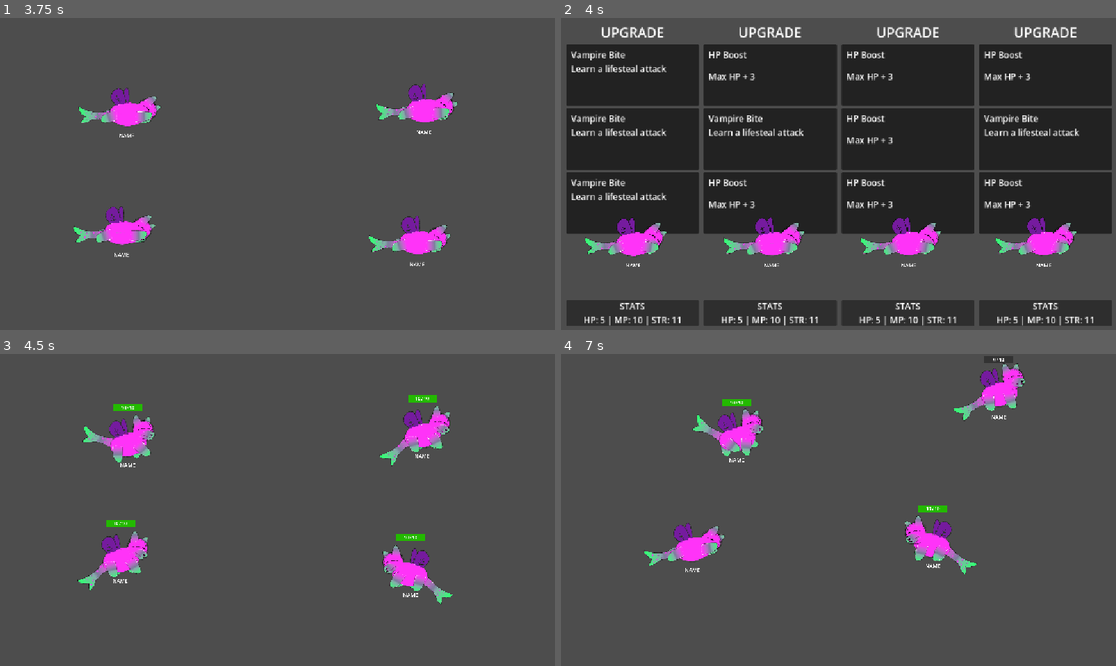
Above: before the commit, frames 1-4 (two rows, left to right).
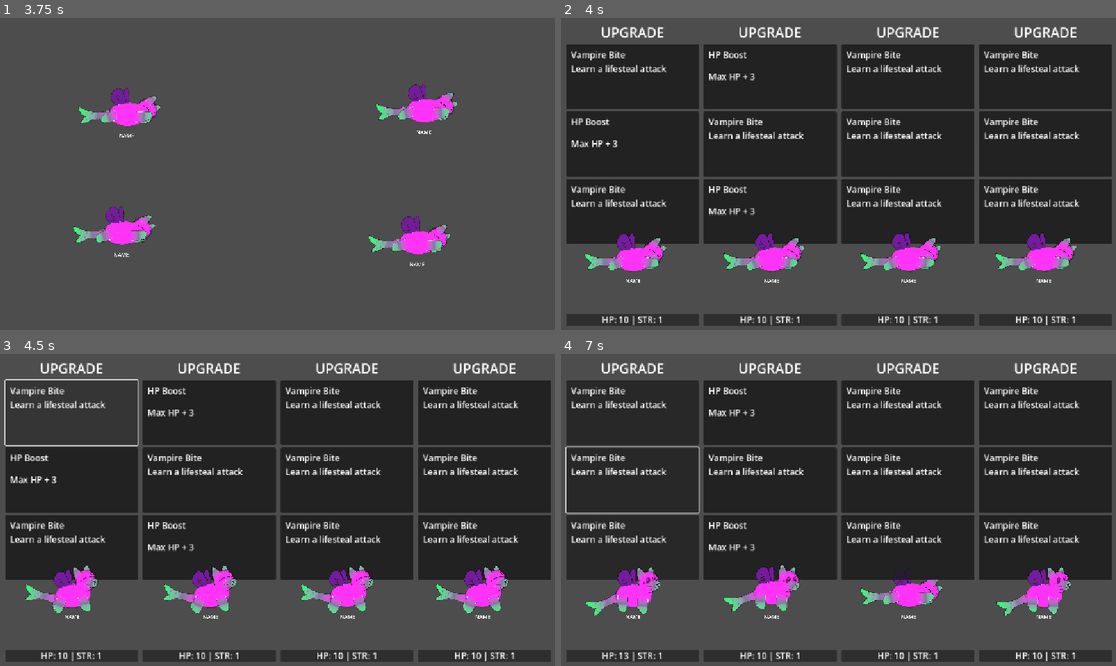
Above: after the commit, the same moments.

Repository: Galitie/tm2
Game: Godot game, scene res://test_scene.tscn
The game is run twice, just before and just after one commit, with the same random seed, the same clock (stepped at 60 frames per second) and the same inputs.
Inputs (mouse positions are in pixels of both pictures, inside the frame that each line leads up to):
- Up to frame 1 (3.75 s): tap Enter (ui_accept) at 0.5, 0.77, 1.52, 3.02 s; hold Down (ui_down) 1.28-2.03 s; hold Down (ui_down) from 3.53 s (still down)
- Up to frame 2 (4 s): keep holding Down (ui_down); tap Enter (ui_accept) at 3.77 s
- Up to frame 3 (4.5 s): tap Escape (ui_cancel) at 4.15 s; release Down (ui_down) at 4.25 s; click (72, 413) at 4.27 s
- Up to frame 4 (7 s): hold Down (ui_down) 5.03-6.53 s; tap Enter (ui_accept) at 5.27, 6.77 s

Frame 1 is identical in both runs. In frame 2, 20% of the frame differs, in the area x 1-100%, y 10-99%; in frame 3, 63%; in frame 4, 66%, in the area x 0-100%, y 0-99%.

Commit message:
Refactored upgrade menu, panel and cards

Diff:
--- a/bite_life_steal.gd
+++ b/Cards/bite_life_steal.gd
@@ -5,7 +5,6 @@
 @export var animation_player : AnimationPlayer
 
 func Enter():
-	print("biting!")
 	animation_player.play("attack_front_close")
 	monster.velocity = Vector2.ZERO
 
--- a/Cards/card.gd
+++ b/Cards/card.gd
@@ -1,12 +1,25 @@
 extends PanelContainer
 
-var monster : Monster
-signal card_pressed(resource, monster)
+signal card_pressed(resource, player)
 var resource_array: Array[Resource] = [load("uid://c37d7vyo0m6jb"), load("uid://3aquqn25lskq")]
 var chosen_resource : Resource
+var upgrade_panel : PlayerUpgradePanel
 
 func _ready():
 	choose_card_resource()
+
+
+func _process(_delta):
+	pass
+
+
+func _on_button_pressed():
+	emit_signal("card_pressed", self) #Caught by game scene
+
+
+func choose_card_resource():
+	reset_card()
+	chosen_resource = resource_array.pick_random()
 	%Title.text = chosen_resource.card_name
 	%Stat.text = chosen_resource.hp_name
 	%Amount.text = str(chosen_resource.hp)
@@ -19,12 +32,15 @@
 		%Amount.visible = true
 
 
-func _process(_delta):
-	pass
+func reset_card():
+	%Description.visible = false
+	%Stat.visible = false
+	%Amount.visible = false
 
 
-func _on_button_pressed():
-	emit_signal("card_pressed", chosen_resource, monster) #Caught by game scene
+func disable():
+	$Button.disabled = true
 
-func choose_card_resource():
-	chosen_resource = resource_array.pick_random()
+
+func enable():
+	$Button.disabled = false
--- a/StateMachine/chase.gd
+++ b/StateMachine/chase.gd
@@ -34,9 +34,9 @@
 	var monster_collection = get_tree().get_nodes_in_group("Monster")
 	monster_collection.erase(monster)
 
-	for monster in monster_collection:
-		var state_machine = monster.get_node("StateMachine")
+	for mon in monster_collection:
+		var state_machine = mon.get_node("StateMachine")
 		if state_machine.current_state != state_machine.states["knockedout"]:
-			targetable_monsters.append(monster)
+			targetable_monsters.append(mon)
 
 	return targetable_monsters
--- a/StateMachine/state_machine.gd
+++ b/StateMachine/state_machine.gd
@@ -29,7 +29,6 @@
 #TODO: Choose state off of scenarios not randomness
 # connected to "ChooseNewState" signal in state.gd
 func choose_new_state():
-	print(state_choices)
 	var new_state = state_choices.pick_random()
 	transition_state(new_state)
 
--- a/main.gd
+++ b/main.gd
@@ -14,7 +14,7 @@
 
 
 func _ready():
-	var upgrade_cards = upgrade_panel.get_tree().get_nodes_in_group("card")
+	var upgrade_cards = upgrade_panel.get_tree().get_nodes_in_group("UpgradeCard")
 	for card in upgrade_cards:
 		card.connect("card_pressed", card_pressed)
 
@@ -32,6 +32,7 @@
 
 func set_upgrade_mode():
 	$SuddenDeathTimer.stop()
+	get_node("UpgradePanel").setup()
 	get_node("UpgradePanel").visible = true
 	for player in players:
 		var monster = player.get_node("Monster")
@@ -42,6 +43,7 @@
 
 func set_fight_mode():
 	#$SuddenDeathTimer.start()
+	dead_monsters = 0
 	get_node("UpgradePanel").visible = false
 	for player in players:
 		var monster = player.get_node("Monster")
@@ -57,6 +59,8 @@
 
 func _on_round_over_delay_timer_timeout():
 	set_upgrade_mode()
+	for player in players:
+		player.upgrade_points = 3
 
 
 func debug_stuff():
@@ -70,15 +74,27 @@
 		if targetable_monsters.size():
 			var target_monster = targetable_monsters.pick_random()
 			target_monster.state_machine.transition_state("knockedout")
-	if Input.is_action_just_pressed("ui_cancel"):
-		set_fight_mode()
 	if Input.is_action_just_pressed("ui_down"):
 		Globals.is_sudden_death_mode = false
 
 
-func card_pressed(resource, monster):
-	if resource.hp:
-		monster.max_hp += resource.hp
-		monster.apply_hp(monster.max_hp)
-	if resource.state_id and not monster.state_machine.state_choices.has(resource.state_id):
-		monster.state_machine.state_choices.append(resource.state_id)
+func card_pressed(card):
+	var player = card.upgrade_panel.player
+	player.upgrade_points -= 1
+	if card.chosen_resource.hp:
+		player.monster.max_hp += card.chosen_resource.hp
+		player.monster.apply_hp(player.monster.max_hp)
+	if card.chosen_resource.state_id and not player.monster.state_machine.state_choices.has(card.chosen_resource.state_id):
+		player.monster.state_machine.state_choices.append(card.chosen_resource.state_id)
+	card.upgrade_panel.update_stats()
+	if player.upgrade_points > 0:
+		card.choose_card_resource()
+	else:
+		card.upgrade_panel.disable_cards()
+		var players_have_no_points = true
+		for p in players:
+			if p.upgrade_points > 0:
+				players_have_no_points = false
+				break
+		if players_have_no_points:
+			set_fight_mode()
--- a/monster.gd
+++ b/monster.gd
@@ -65,7 +65,6 @@
 			"punch":
 				take_damage(attacking_mon)
 			"bitelifesteal":
-				print("bitelifesteal")
 				take_damage(attacking_mon)
 				attacking_mon.apply_hp(1)
 
@@ -74,7 +73,6 @@
 	if Globals.is_sudden_death_mode:
 		apply_hp(-max_hp)
 	else:
-		var attack_power = enemy.base_damage
 		apply_hp(-enemy.base_damage)
 	check_low_hp()
 
--- a/monster.tscn
+++ b/monster.tscn
@@ -25,7 +25,7 @@
 [ext_resource type="Script" uid="uid://cxwy6h8ky36h" path="res://StateMachine/hurt.gd" id="21_j21k1"]
 [ext_resource type="Script" uid="uid://ljj4p0w8v65v" path="res://StateMachine/punch.gd" id="22_lrr1d"]
 [ext_resource type="Script" uid="uid://cfc0n2o6rngal" path="res://StateMachine/knocked_out.gd" id="24_u8wmr"]
-[ext_resource type="Script" uid="uid://lwl5h5lf00gg" path="res://bite_life_steal.gd" id="25_ce3e3"]
+[ext_resource type="Script" uid="uid://lwl5h5lf00gg" path="res://Cards/bite_life_steal.gd" id="25_ce3e3"]
 [ext_resource type="StyleBox" uid="uid://b1cqxdsndopa" path="res://hp_green.tres" id="25_o122v"]
 [ext_resource type="Theme" uid="uid://dh465xlsj7ugx" path="res://Theme.tres" id="25_s0vvg"]
 [ext_resource type="Script" uid="uid://bljsuke2bqro" path="res://StateMachine/reset.gd" id="26_3x5v3"]
--- /dev/null
+++ b/player.gd
@@ -0,0 +1,5 @@
+extends Node
+class_name Player
+
+var upgrade_points : int = 0
+@export var monster : Monster
--- /dev/null
+++ b/player_upgrade_panel.gd
@@ -0,0 +1,26 @@
+extends MarginContainer
+class_name PlayerUpgradePanel
+
+var player : Player
+var disabled : bool = false
+@onready var stats = $VBoxContainer/Stats/Label
+@onready var upgrade_cards = [$VBoxContainer/UpgradeCard1, $VBoxContainer/UpgradeCard2, $VBoxContainer/UpgradeCard3 ]
+
+func _ready():
+	for card in upgrade_cards:
+		card.upgrade_panel = self
+
+
+func update_stats():
+	stats.text = "HP: " + str(player.monster.max_hp) + " | " + "STR: " + str(player.monster.base_damage)
+
+
+func disable_cards():
+	for card in upgrade_cards:
+		card.disable()
+
+
+func setup_cards():
+	for card in upgrade_cards:
+		card.choose_card_resource()
+		card.enable()
--- /dev/null
+++ b/player_upgrade_panel.tscn
@@ -0,0 +1,54 @@
+[gd_scene load_steps=3 format=3 uid="uid://ba3142spsuljy"]
+
+[ext_resource type="Script" uid="uid://b8r2s0kgideul" path="res://player_upgrade_panel.gd" id="1_kvryu"]
+[ext_resource type="PackedScene" uid="uid://dgbiaduauaghx" path="res://Cards/card.tscn" id="1_qh1v2"]
+
+[node name="PlayerUpgradePanel" type="MarginContainer" groups=["PlayerUpgradePanel"]]
+size_flags_horizontal = 3
+script = ExtResource("1_kvryu")
+
+[node name="VBoxContainer" type="VBoxContainer" parent="."]
+layout_mode = 2
+theme_override_constants/separation = 5
+
+[node name="UpgradeTitle" type="MarginContainer" parent="VBoxContainer"]
+layout_mode = 2
+theme_override_constants/margin_left = 0
+theme_override_constants/margin_top = 0
+theme_override_constants/margin_right = 0
+theme_override_constants/margin_bottom = 0
+
+[node name="Label" type="Label" parent="VBoxContainer/UpgradeTitle"]
+layout_mode = 2
+theme_override_font_sizes/font_size = 28
+text = "UPGRADE"
+horizontal_alignment = 1
+vertical_alignment = 3
+autowrap_mode = 3
+
+[node name="UpgradeCard1" parent="VBoxContainer" groups=["UpgradeCard"] instance=ExtResource("1_qh1v2")]
+layout_mode = 2
+
+[node name="UpgradeCard2" parent="VBoxContainer" groups=["UpgradeCard"] instance=ExtResource("1_qh1v2")]
+layout_mode = 2
+
+[node name="UpgradeCard3" parent="VBoxContainer" groups=["UpgradeCard"] instance=ExtResource("1_qh1v2")]
+layout_mode = 2
+
+[node name="Dude Window" type="MarginContainer" parent="VBoxContainer"]
+layout_mode = 2
+size_flags_vertical = 3
+
+[node name="Stats" type="MarginContainer" parent="VBoxContainer"]
+layout_mode = 2
+
+[node name="Panel" type="Panel" parent="VBoxContainer/Stats"]
+layout_mode = 2
+
+[node name="Label" type="Label" parent="VBoxContainer/Stats"]
+layout_mode = 2
+text = "STATS
+HP: 5 | MP: 10 | STR: 11"
+horizontal_alignment = 1
+vertical_alignment = 3
+autowrap_mode = 3
--- a/test_scene.tscn
+++ b/test_scene.tscn
@@ -1,8 +1,9 @@
-[gd_scene load_steps=5 format=3 uid="uid://cnviuf3qmq26f"]
+[gd_scene load_steps=6 format=3 uid="uid://cnviuf3qmq26f"]
 
 [ext_resource type="PackedScene" uid="uid://d3fkc0o45x3ja" path="res://monster.tscn" id="1_7a21h"]
 [ext_resource type="Script" uid="uid://dufq3qd8bqo5y" path="res://main.gd" id="1_fnpeg"]
-[ext_resource type="PackedScene" uid="uid://caig5oumsc857" path="res://upgrade_panel.tscn" id="3_sasra"]
+[ext_resource type="Script" uid="uid://bw5vr4ucfdgof" path="res://player.gd" id="2_coq8p"]
+[ext_resource type="PackedScene" uid="uid://caig5oumsc857" path="res://upgrade_menu.tscn" id="3_sasra"]
 
 [sub_resource type="RectangleShape2D" id="RectangleShape2D_vp4v2"]
 size = Vector2(1174, 20)
@@ -32,68 +33,72 @@
 scale = Vector2(0.560061, 1)
 shape = SubResource("RectangleShape2D_vp4v2")
 
-[node name="Player1" type="Node" parent="." groups=["Player"]]
+[node name="Player1" type="Node" parent="." node_paths=PackedStringArray("monster") groups=["Player"]]
+script = ExtResource("2_coq8p")
+monster = NodePath("Monster")
 
 [node name="Monster" parent="Player1" instance=ExtResource("1_7a21h")]
 position = Vector2(262, 192)
 scale = Vector2(0.3, 0.3)
 
 [node name="UpgradePos" type="Node2D" parent="Player1"]
-position = Vector2(149, 461)
+position = Vector2(149, 493)
 metadata/_edit_lock_ = true
 
 [node name="FightPos" type="Node2D" parent="Player1"]
 position = Vector2(252, 179)
 metadata/_edit_lock_ = true
 
-[node name="Player2" type="Node" parent="." groups=["Player"]]
+[node name="Player2" type="Node" parent="." node_paths=PackedStringArray("monster") groups=["Player"]]
+script = ExtResource("2_coq8p")
+monster = NodePath("Monster")
 
 [node name="Monster" parent="Player2" instance=ExtResource("1_7a21h")]
 position = Vector2(878, 185)
 scale = Vector2(0.3, 0.3)
 
 [node name="UpgradePos" type="Node2D" parent="Player2"]
-position = Vector2(436, 461)
+position = Vector2(436, 493)
 metadata/_edit_lock_ = true
 
 [node name="FightPos" type="Node2D" parent="Player2"]
 position = Vector2(870, 171)
 metadata/_edit_lock_ = true
 
-[node name="Player3" type="Node" parent="." groups=["Player"]]
+[node name="Player3" type="Node" parent="." node_paths=PackedStringArray("monster") groups=["Player"]]
+script = ExtResource("2_coq8p")
+monster = NodePath("Monster")
 
 [node name="Monster" parent="Player3" instance=ExtResource("1_7a21h")]
 position = Vector2(251, 439)
 scale = Vector2(0.3, 0.3)
 
 [node name="UpgradePos" type="Node2D" parent="Player3"]
-position = Vector2(720, 461)
+position = Vector2(720, 493)
 metadata/_edit_lock_ = true
 
 [node name="FightPos" type="Node2D" parent="Player3"]
 position = Vector2(240, 427)
 metadata/_edit_lock_ = true
 
-[node name="Player4" type="Node" parent="." groups=["Player"]]
+[node name="Player4" type="Node" parent="." node_paths=PackedStringArray("monster") groups=["Player"]]
+script = ExtResource("2_coq8p")
+monster = NodePath("Monster")
 
 [node name="Monster" parent="Player4" instance=ExtResource("1_7a21h")]
 position = Vector2(864, 459)
 scale = Vector2(0.3, 0.3)
 
 [node name="UpgradePos" type="Node2D" parent="Player4"]
-position = Vector2(1000, 461)
+position = Vector2(1000, 493)
 metadata/_edit_lock_ = true
 
 [node name="FightPos" type="Node2D" parent="Player4"]
 position = Vector2(860, 455)
 metadata/_edit_lock_ = true
 
-[node name="UpgradePanel" parent="." node_paths=PackedStringArray("monster_1", "monster_2", "monster_3", "monster_4") instance=ExtResource("3_sasra")]
+[node name="UpgradePanel" parent="." instance=ExtResource("3_sasra")]
 visible = false
-monster_1 = NodePath("../Player1/Monster")
-monster_2 = NodePath("../Player2/Monster")
-monster_3 = NodePath("../Player3/Monster")
-monster_4 = NodePath("../Player4/Monster")
 metadata/_edit_lock_ = true
 
 [node name="RoundOverDelayTimer" type="Timer" parent="."]
--- /dev/null
+++ b/upgrade_menu.gd
@@ -0,0 +1,14 @@
+extends Control
+@onready var players = get_tree().get_nodes_in_group("Player")
+@onready var player_upgrade_panels = get_tree().get_nodes_in_group("PlayerUpgradePanel")
+
+
+func _ready():
+	for player_index in range(players.size()):
+		player_upgrade_panels[player_index].player = players[player_index]
+		player_upgrade_panels[player_index].update_stats()
+
+
+func setup():
+	for player_upgrade_panel in player_upgrade_panels:
+		player_upgrade_panel.setup_cards()
--- /dev/null
+++ b/upgrade_menu.tscn
@@ -0,0 +1,45 @@
+[gd_scene load_steps=4 format=3 uid="uid://caig5oumsc857"]
+
+[ext_resource type="Theme" uid="uid://dh465xlsj7ugx" path="res://Theme.tres" id="1_sx8i1"]
+[ext_resource type="Script" uid="uid://b72ksksy2twh2" path="res://upgrade_menu.gd" id="2_tug6p"]
+[ext_resource type="PackedScene" uid="uid://ba3142spsuljy" path="res://player_upgrade_panel.tscn" id="3_tnm5o"]
+
+[node name="UpgradeMenu" type="Control"]
+layout_mode = 3
+anchors_preset = 15
+anchor_right = 1.0
+anchor_bottom = 1.0
+grow_horizontal = 2
+grow_vertical = 2
+size_flags_horizontal = 3
+size_flags_vertical = 3
+theme = ExtResource("1_sx8i1")
+script = ExtResource("2_tug6p")
+metadata/_edit_use_anchors_ = true
+
+[node name="MarginContainer" type="MarginContainer" parent="."]
+layout_mode = 2
+offset_right = 1152.0
+offset_bottom = 648.0
+grow_horizontal = 2
+grow_vertical = 2
+theme_override_constants/margin_left = 10
+theme_override_constants/margin_top = 10
+theme_override_constants/margin_right = 10
+theme_override_constants/margin_bottom = 10
+
+[node name="PlayerContainer" type="HBoxContainer" parent="MarginContainer"]
+layout_mode = 2
+theme_override_constants/separation = 10
+
+[node name="Player1" parent="MarginContainer/PlayerContainer" instance=ExtResource("3_tnm5o")]
+layout_mode = 2
+
+[node name="Player2" parent="MarginContainer/PlayerContainer" instance=ExtResource("3_tnm5o")]
+layout_mode = 2
+
+[node name="Player3" parent="MarginContainer/PlayerContainer" instance=ExtResource("3_tnm5o")]
+layout_mode = 2
+
+[node name="Player4" parent="MarginContainer/PlayerContainer" instance=ExtResource("3_tnm5o")]
+layout_mode = 2
--- a/upgrade_panel.gd
+++ /dev/null
@@ -1,16 +0,0 @@
-extends Control
-@export var monster_1 : Monster
-@export var monster_2 : Monster
-@export var monster_3 : Monster
-@export var monster_4 : Monster
-
-
-func _ready():
-	for player_1_card in get_tree().get_nodes_in_group("PlayerOneCard"):
-		player_1_card.monster = monster_1
-	for player_2_card in get_tree().get_nodes_in_group("PlayerTwoCard"):
-		player_2_card.monster = monster_2
-	for player_3_card in get_tree().get_nodes_in_group("PlayerThreeCard"):
-		player_3_card.monster = monster_3
-	for player_4_card in get_tree().get_nodes_in_group("PlayerFourCard"):
-		player_4_card.monster = monster_4
--- a/upgrade_panel.tscn
+++ /dev/null
@@ -1,233 +0,0 @@
-[gd_scene load_steps=4 format=3 uid="uid://caig5oumsc857"]
-
-[ext_resource type="Theme" uid="uid://dh465xlsj7ugx" path="res://Theme.tres" id="1_sx8i1"]
-[ext_resource type="PackedScene" uid="uid://dgbiaduauaghx" path="res://Cards/card.tscn" id="2_inreh"]
-[ext_resource type="Script" uid="uid://b72ksksy2twh2" path="res://upgrade_panel.gd" id="2_tug6p"]
-
-[node name="UpgradePanel" type="Control"]
-layout_mode = 3
-anchors_preset = 15
-anchor_right = 1.0
-anchor_bottom = 1.0
-grow_horizontal = 2
-grow_vertical = 2
-size_flags_horizontal = 3
-size_flags_vertical = 3
-theme = ExtResource("1_sx8i1")
-script = ExtResource("2_tug6p")
-metadata/_edit_use_anchors_ = true
-
-[node name="MarginContainer" type="MarginContainer" parent="."]
-layout_mode = 2
-offset_right = 1152.0
-offset_bottom = 648.0
-grow_horizontal = 2
-grow_vertical = 2
-theme_override_constants/margin_left = 10
-theme_override_constants/margin_top = 10
-theme_override_constants/margin_right = 10
-theme_override_constants/margin_bottom = 10
-
-[node name="PlayerContainer" type="HBoxContainer" parent="MarginContainer"]
-layout_mode = 2
-theme_override_constants/separation = 10
-
-[node name="Player1" type="MarginContainer" parent="MarginContainer/PlayerContainer"]
-layout_mode = 2
-size_flags_horizontal = 3
-
-[node name="VBoxContainer" type="VBoxContainer" parent="MarginContainer/PlayerContainer/Player1"]
-layout_mode = 2
-theme_override_constants/separation = 5
-
-[node name="UpgradeTitle" type="MarginContainer" parent="MarginContainer/PlayerContainer/Player1/VBoxContainer"]
-layout_mode = 2
-theme_override_constants/margin_left = 0
-theme_override_constants/margin_top = 0
-theme_override_constants/margin_right = 0
-theme_override_constants/margin_bottom = 0
-
-[node name="Label" type="Label" parent="MarginContainer/PlayerContainer/Player1/VBoxContainer/UpgradeTitle"]
-layout_mode = 2
-theme_override_font_sizes/font_size = 28
-text = "UPGRADE"
-horizontal_alignment = 1
-vertical_alignment = 3
-autowrap_mode = 3
-
-[node name="UpgradeCard1" parent="MarginContainer/PlayerContainer/Player1/VBoxContainer" groups=["PlayerOneCard", "card"] instance=ExtResource("2_inreh")]
-layout_mode = 2
-
-[node name="UpgradeCard2" parent="MarginContainer/PlayerContainer/Player1/VBoxContainer" groups=["PlayerOneCard", "card"] instance=ExtResource("2_inreh")]
-layout_mode = 2
-
-[node name="UpgradeCard3" parent="MarginContainer/PlayerContainer/Player1/VBoxContainer" groups=["PlayerOneCard", "card"] instance=ExtResource("2_inreh")]
-layout_mode = 2
-
-[node name="Dude Window" type="MarginContainer" parent="MarginContainer/PlayerContainer/Player1/VBoxContainer"]
-layout_mode = 2
-size_flags_vertical = 3
-
-[node name="Stats" type="MarginContainer" parent="MarginContainer/PlayerContainer/Player1/VBoxContainer"]
-layout_mode = 2
-
-[node name="Panel" type="Panel" parent="MarginContainer/PlayerContainer/Player1/VBoxContainer/Stats"]
-layout_mode = 2
-
-[node name="Label" type="Label" parent="MarginContainer/PlayerContainer/Player1/VBoxContainer/Stats"]
-layout_mode = 2
-text = "STATS
-HP: 5 | MP: 10 | STR: 11"
-horizontal_alignment = 1
-vertical_alignment = 3
-autowrap_mode = 3
-
-[node name="Player2" type="MarginContainer" parent="MarginContainer/PlayerContainer"]
-layout_mode = 2
-size_flags_horizontal = 3
-
-[node name="VBoxContainer" type="VBoxContainer" parent="MarginContainer/PlayerContainer/Player2"]
-layout_mode = 2
-theme_override_constants/separation = 5
-
-[node name="UpgradeTitle" type="MarginContainer" parent="MarginContainer/PlayerContainer/Player2/VBoxContainer"]
-layout_mode = 2
-theme_override_constants/margin_left = 0
-theme_override_constants/margin_top = 0
-theme_override_constants/margin_right = 0
-theme_override_constants/margin_bottom = 0
-
-[node name="Label" type="Label" parent="MarginContainer/PlayerContainer/Player2/VBoxContainer/UpgradeTitle"]
-layout_mode = 2
-theme_override_font_sizes/font_size = 28
-text = "UPGRADE"
-horizontal_alignment = 1
-vertical_alignment = 3
-autowrap_mode = 3
-
-[node name="UpgradeCard1" parent="MarginContainer/PlayerContainer/Player2/VBoxContainer" groups=["PlayerTwoCard", "card"] instance=ExtResource("2_inreh")]
-layout_mode = 2
-
-[node name="UpgradeCard2" parent="MarginContainer/PlayerContainer/Player2/VBoxContainer" groups=["PlayerTwoCard", "card"] instance=ExtResource("2_inreh")]
-layout_mode = 2
-
-[node name="UpgradeCard3" parent="MarginContainer/PlayerContainer/Player2/VBoxContainer" groups=["PlayerTwoCard", "card"] instance=ExtResource("2_inreh")]
-layout_mode = 2
-
-[node name="Dude Window" type="MarginContainer" parent="MarginContainer/PlayerContainer/Player2/VBoxContainer"]
-layout_mode = 2
-size_flags_vertical = 3
-
-[node name="Stats" type="MarginContainer" parent="MarginContainer/PlayerContainer/Player2/VBoxContainer"]
-layout_mode = 2
-
-[node name="Panel" type="Panel" parent="MarginContainer/PlayerContainer/Player2/VBoxContainer/Stats"]
-layout_mode = 2
-
-[node name="Label" type="Label" parent="MarginContainer/PlayerContainer/Player2/VBoxContainer/Stats"]
-layout_mode = 2
-text = "STATS
-HP: 5 | MP: 10 | STR: 11"
-horizontal_alignment = 1
-vertical_alignment = 3
-autowrap_mode = 3
-
-[node name="Player3" type="MarginContainer" parent="MarginContainer/PlayerContainer"]
-layout_mode = 2
-size_flags_horizontal = 3
-
-[node name="VBoxContainer" type="VBoxContainer" parent="MarginContainer/PlayerContainer/Player3"]
-layout_mode = 2
-theme_override_constants/separation = 5
-
-[node name="UpgradeTitle" type="MarginContainer" parent="MarginContainer/PlayerContainer/Player3/VBoxContainer"]
-layout_mode = 2
-theme_override_constants/margin_left = 0
-theme_override_constants/margin_top = 0
-theme_override_constants/margin_right = 0
-theme_override_constants/margin_bottom = 0
-
-[node name="Label" type="Label" parent="MarginContainer/PlayerContainer/Player3/VBoxContainer/UpgradeTitle"]
-layout_mode = 2
-theme_override_font_sizes/font_size = 28
-text = "UPGRADE"
-horizontal_alignment = 1
-vertical_alignment = 3
-autowrap_mode = 3
-
-[node name="UpgradeCard1" parent="MarginContainer/PlayerContainer/Player3/VBoxContainer" groups=["PlayerThreeCard", "card"] instance=ExtResource("2_inreh")]
-layout_mode = 2
-
-[node name="UpgradeCard2" parent="MarginContainer/PlayerContainer/Player3/VBoxContainer" groups=["PlayerThreeCard", "card"] instance=ExtResource("2_inreh")]
-layout_mode = 2
-
-[node name="UpgradeCard3" parent="MarginContainer/PlayerContainer/Player3/VBoxContainer" groups=["PlayerThreeCard", "card"] instance=ExtResource("2_inreh")]
-layout_mode = 2
-
-[node name="Dude Window" type="MarginContainer" parent="MarginContainer/PlayerContainer/Player3/VBoxContainer"]
-layout_mode = 2
-size_flags_vertical = 3
-
-[node name="Stats" type="MarginContainer" parent="MarginContainer/PlayerContainer/Player3/VBoxContainer"]
-layout_mode = 2
-
-[node name="Panel" type="Panel" parent="MarginContainer/PlayerContainer/Player3/VBoxContainer/Stats"]
-layout_mode = 2
-
-[node name="Label" type="Label" parent="MarginContainer/PlayerContainer/Player3/VBoxContainer/Stats"]
-layout_mode = 2
-text = "STATS
-HP: 5 | MP: 10 | STR: 11"
-horizontal_alignment = 1
-vertical_alignment = 3
-autowrap_mode = 3
-
-[node name="Player4" type="MarginContainer" parent="MarginContainer/PlayerContainer"]
-layout_mode = 2
-size_flags_horizontal = 3
-
-[node name="VBoxContainer" type="VBoxContainer" parent="MarginContainer/PlayerContainer/Player4"]
-layout_mode = 2
-theme_override_constants/separation = 5
-
-[node name="UpgradeTitle" type="MarginContainer" parent="MarginContainer/PlayerContainer/Player4/VBoxContainer"]
-layout_mode = 2
-theme_override_constants/margin_left = 0
-theme_override_constants/margin_top = 0
-theme_override_constants/margin_right = 0
-theme_override_constants/margin_bottom = 0
-
-[node name="Label" type="Label" parent="MarginContainer/PlayerContainer/Player4/VBoxContainer/UpgradeTitle"]
-layout_mode = 2
-theme_override_font_sizes/font_size = 28
-text = "UPGRADE"
-horizontal_alignment = 1
-vertical_alignment = 3
-autowrap_mode = 3
-
-[node name="UpgradeCard1" parent="MarginContainer/PlayerContainer/Player4/VBoxContainer" groups=["PlayerFourCard", "card"] instance=ExtResource("2_inreh")]
-layout_mode = 2
-
-[node name="UpgradeCard2" parent="MarginContainer/PlayerContainer/Player4/VBoxContainer" groups=["PlayerFourCard", "card"] instance=ExtResource("2_inreh")]
-layout_mode = 2
-
-[node name="UpgradeCard3" parent="MarginContainer/PlayerContainer/Player4/VBoxContainer" groups=["PlayerFourCard", "card"] instance=ExtResource("2_inreh")]
-layout_mode = 2
-
-[node name="Dude Window" type="MarginContainer" parent="MarginContainer/PlayerContainer/Player4/VBoxContainer"]
-layout_mode = 2
-size_flags_vertical = 3
-
-[node name="Stats" type="MarginContainer" parent="MarginContainer/PlayerContainer/Player4/VBoxContainer"]
-layout_mode = 2
-
-[node name="Panel" type="Panel" parent="MarginContainer/PlayerContainer/Player4/VBoxContainer/Stats"]
-layout_mode = 2
-
-[node name="Label" type="Label" parent="MarginContainer/PlayerContainer/Player4/VBoxContainer/Stats"]
-layout_mode = 2
-text = "STATS
-HP: 5 | MP: 10 | STR: 11"
-horizontal_alignment = 1
-vertical_alignment = 3
-autowrap_mode = 3
Renamed: bite_life_steal.gd.uid -> Cards/bite_life_steal.gd.uid
Not shown, changed: Todo.txt
Not shown: 1 places in monster.tscn that only renumber resources
Not shown, added: player.gd.uid
Not shown, added: player_upgrade_panel.gd.uid
Renamed: upgrade_panel.gd.uid -> upgrade_menu.gd.uid
